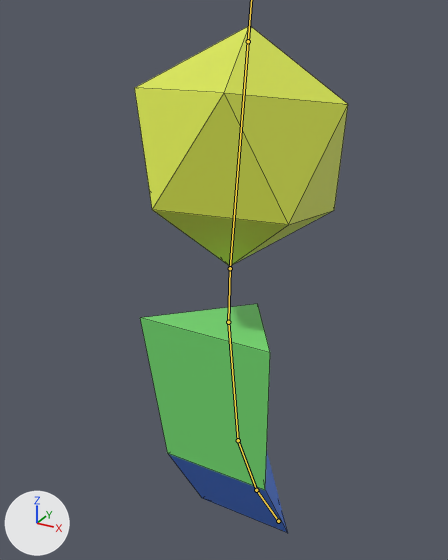
One commit to the FBX model cafe/Assets/Models/person.fbx: the scene before it, then after it.
Rendered twice from a 50 mm lens placed at (3.81, -9.32, 9.94), pointed at (-0.44, -1.59, 6.07). The axes (+X, +Y, +Z) are drawn at lower left. The lights are the same throughout. The bones that bend it are drawn over the model as lines. Mesh edges are drawn as thin lines.

The first picture shows 'Head'.
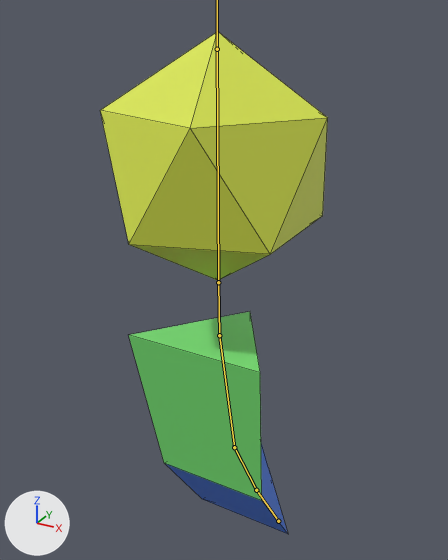
The newer file adds an action. The first version stands in its rest pose; the second is drawn at frame 1 of the action 'Armature|Exhale'.

Where the change shows, as pixel boxes [x1, y1, x2, y2] in the pictures (448 x 560 px):
'Head', posed (7% wider): before [135, 25, 348, 533]; after [100, 32, 328, 534]
bone 'Hips', root to tip: before (256, 490) to (238, 440); after (256, 490) to (234, 447)
bone 'Head', root to tip: before (230, 268) to (248, 41); after (218, 282) to (217, 49)

What the commit changed:
Bone 'Hips' (bone_hips) turns from (0, 0, 0) to (4, 0, 0) degrees about its own x, y and z.
Bone 'Head' (bone_head) turns from (0, 0, 0) to (5, 0, 0) degrees about its own x, y and z.
